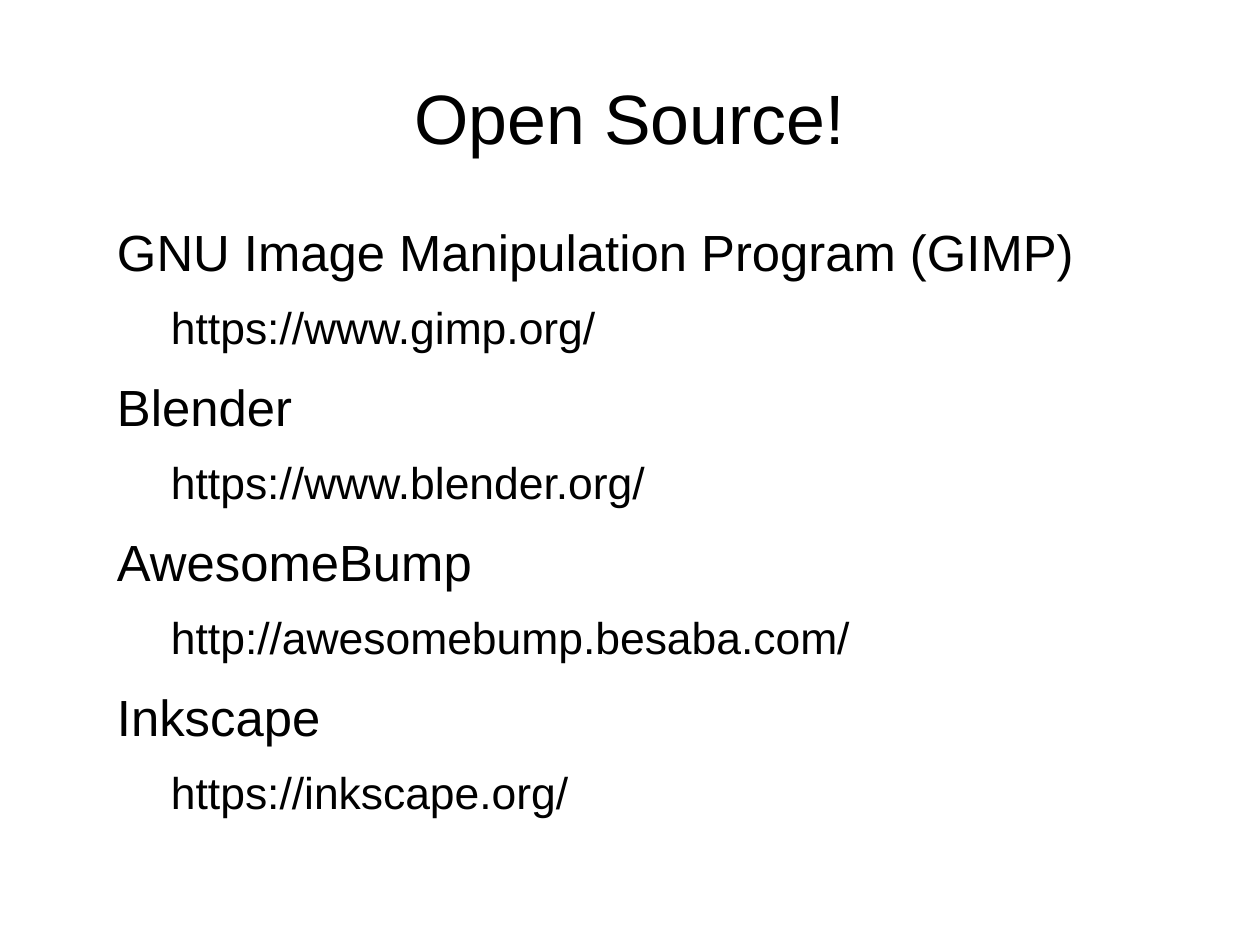
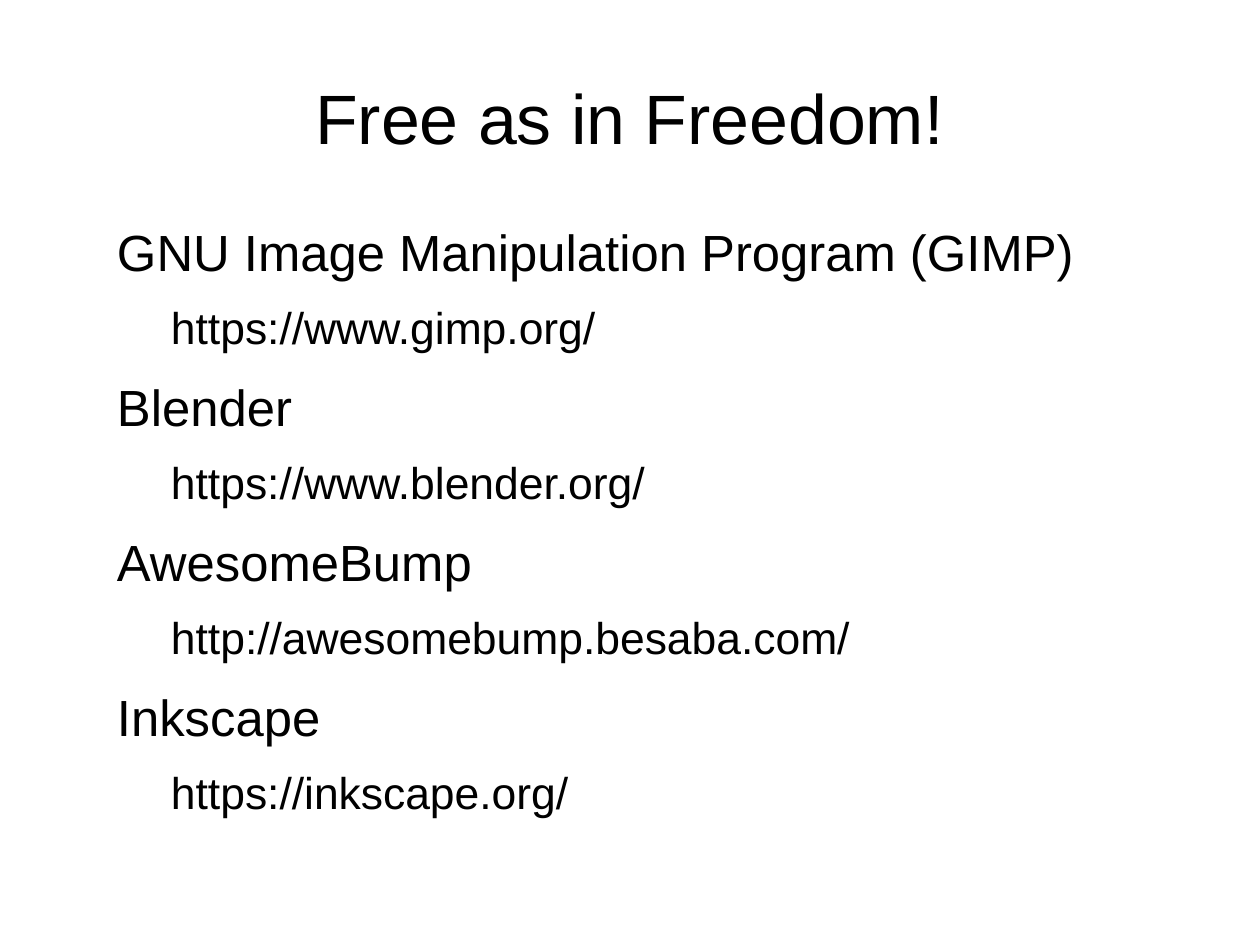
Before and after one commit to maxmurder/GA502-LevelDesignII, a slide deck: slide 8 of GA502-Session1.odp. Drawn at 1260x945 pixels with LibreOffice and Linux fonts; fonts in the diff are those of the drawing. Boxes give left, top, right and bottom in pixels: in the first picture for what was removed or moved away, otherwise in the second. Text is boxed around its words. In the diff, an @@ line names an element or a change of style, - is before the commit and + after.

Commit message:
Free as in Freedom!

```diff
--- a/GA502-Session1.odp
+++ b/GA502-Session1.odp
@@ title at (315, 93, 944, 145): text changed @@
-Open Source!
+Free as in Freedom!
```
